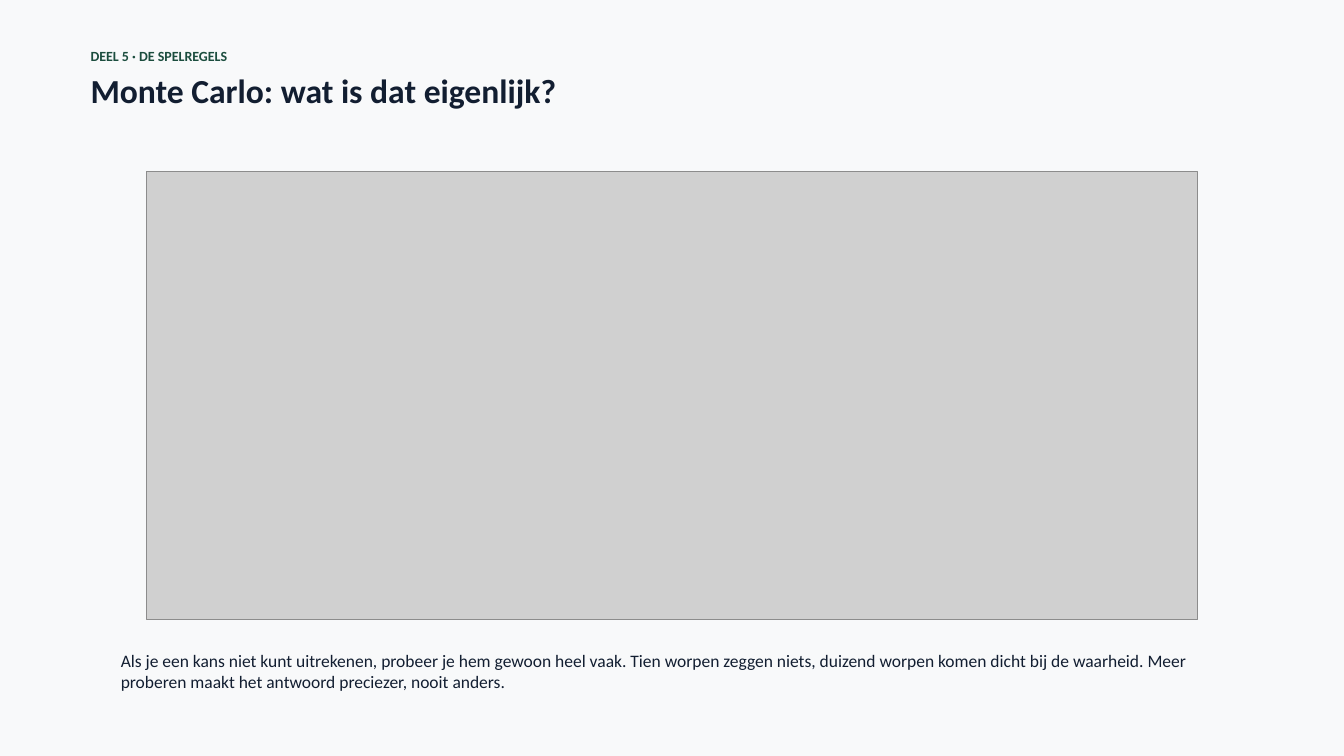
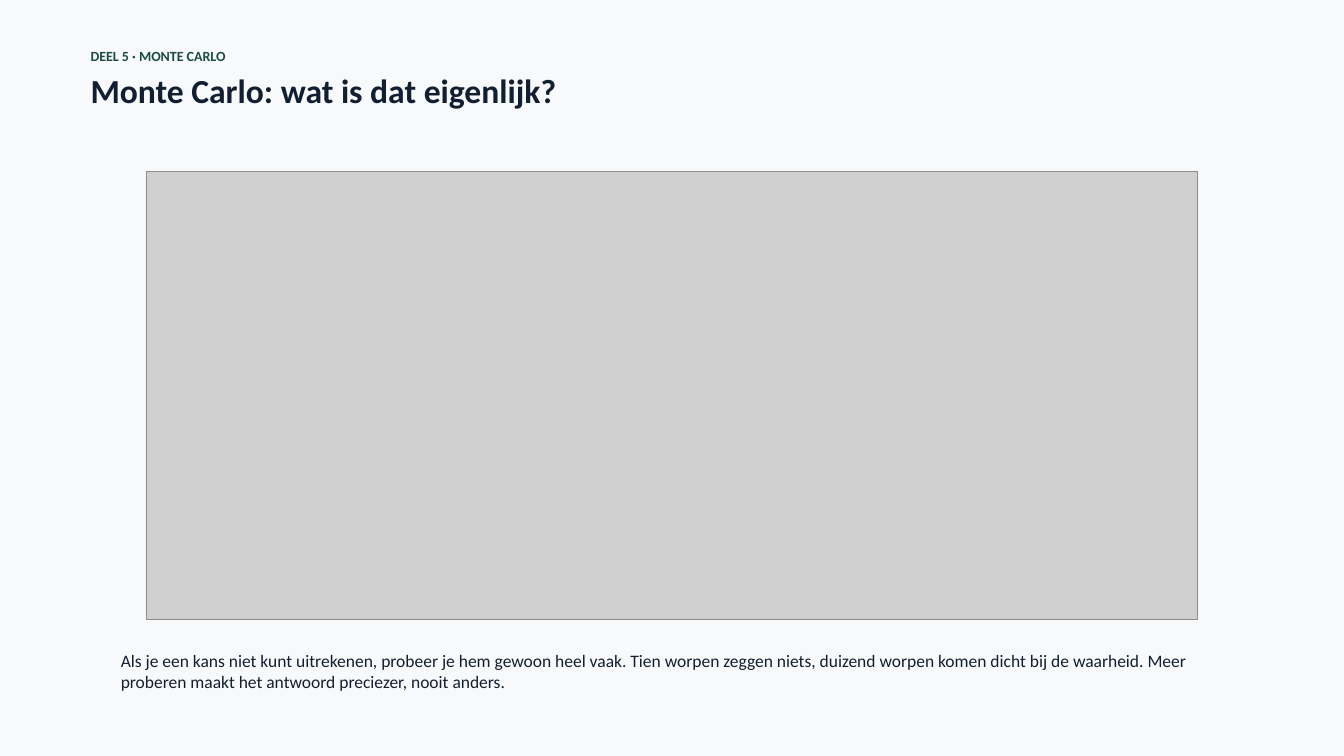
Before and after one commit to finturion/poker-analytics-challenge, a slide deck: slide 20 of powerpoints/Pokerbot_Upgrade_Week3.pptx. Drawn at 1344x756 pixels with LibreOffice and Linux fonts; fonts in the diff are those of the drawing; grey boxes stand for pictures. Boxes give left, top, right and bottom in pixels: in the first picture for what was removed or moved away, otherwise in the second. Text is boxed around its words. In the diff, an @@ line names an element or a change of style, - is before the commit and + after.

```diff
--- a/powerpoints/Pokerbot_Upgrade_Week3.pptx
+++ b/powerpoints/Pokerbot_Upgrade_Week3.pptx
@@ text at <box>91,52,226,61</box>: text changed @@
-DEEL 5 · DE SPELREGELS
+DEEL 5 · MONTE CARLO
```
Also in this commit, not shown: 7 other slides changed, 6 other files.
